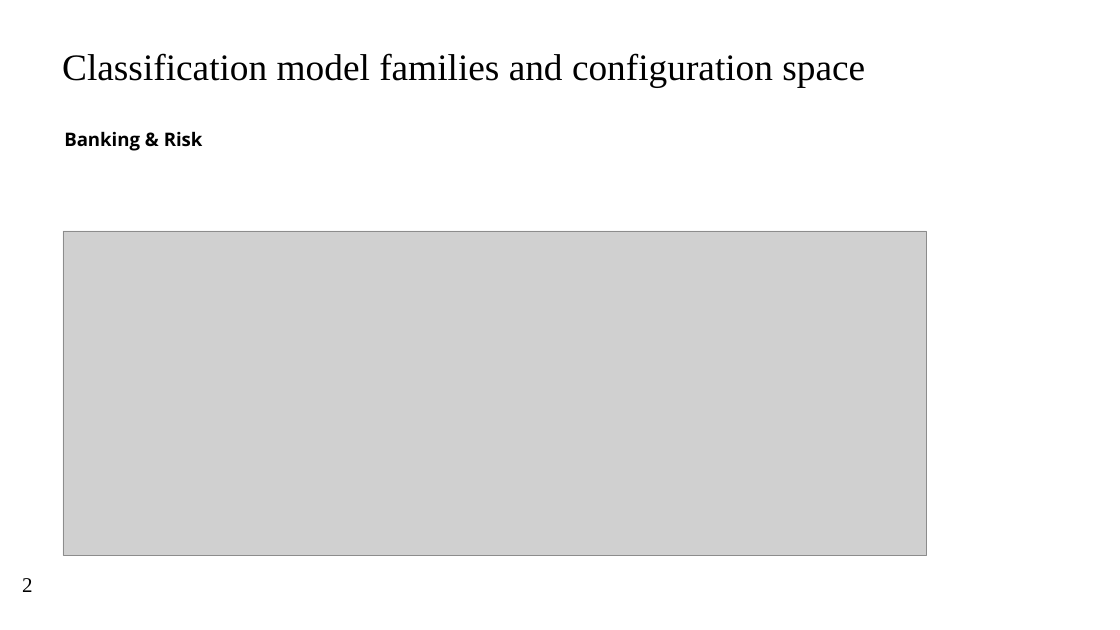
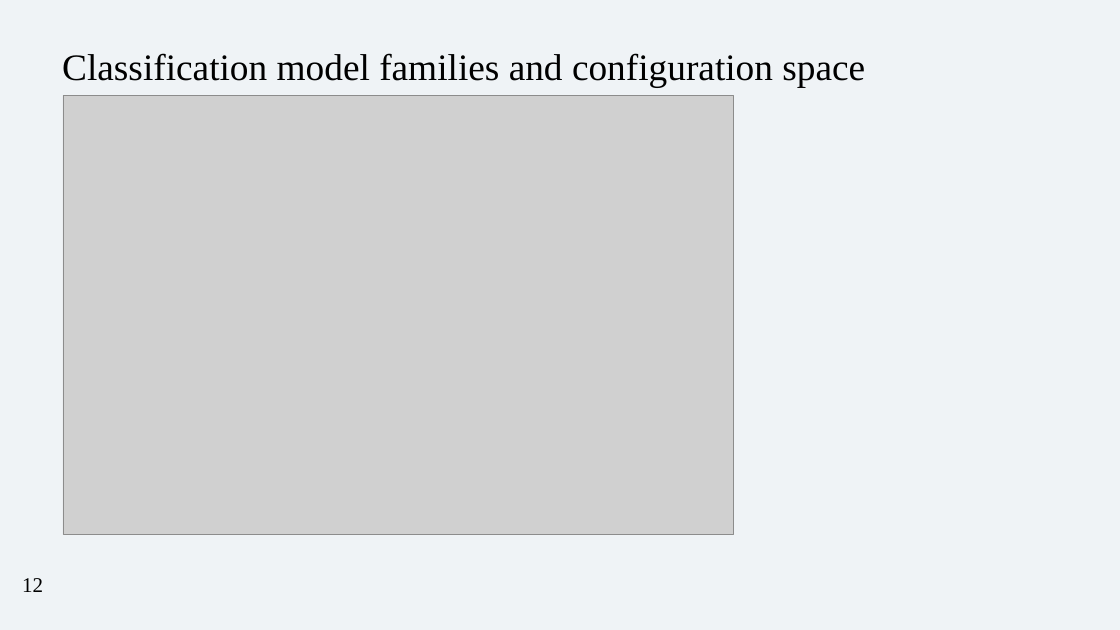
Before and after one commit to Phd-Artifacts-RJ/Conf_paper_presentation, a slide deck: slide 12 of AIML_Ravi_conf_draft_v01.pptx (slide 2 before the commit). Drawn at 1120x630 pixels with LibreOffice and Linux fonts; fonts in the diff are those of the drawing; grey boxes stand for pictures; background and template pictures are left out. Boxes give left, top, right and bottom in pixels: in the first picture for what was removed or moved away, otherwise in the second. Text is boxed around its words. In the diff, an @@ line names an element or a change of style, - is before the commit and + after.

```diff
--- a/AIML_Ravi_conf_draft_v01.pptx
+++ b/AIML_Ravi_conf_draft_v01.pptx
@@ background #FFFFFF to #EFF3F6 @@
@@ picture: place and size @@
-picture at bbox=[63, 231, 927, 555]
+picture at bbox=[63, 96, 734, 535]
@@ text removed at bbox=[64, 131, 203, 151] @@
-Banking & Risk
@@ page number at bbox=[22, 578, 43, 592]: text changed @@
-2
+12
```
Also in this commit, not shown: 25 other slides changed, 16 slides added, 3 slides removed, 1 other file.
